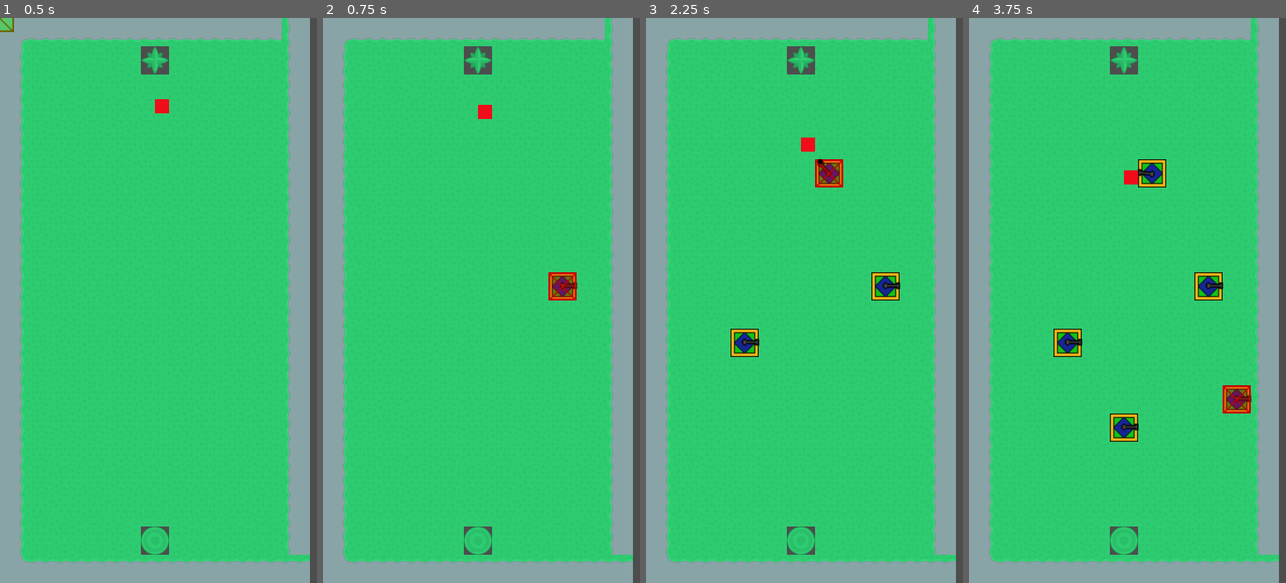
Above: before the commit, frames 1-4 (left to right).
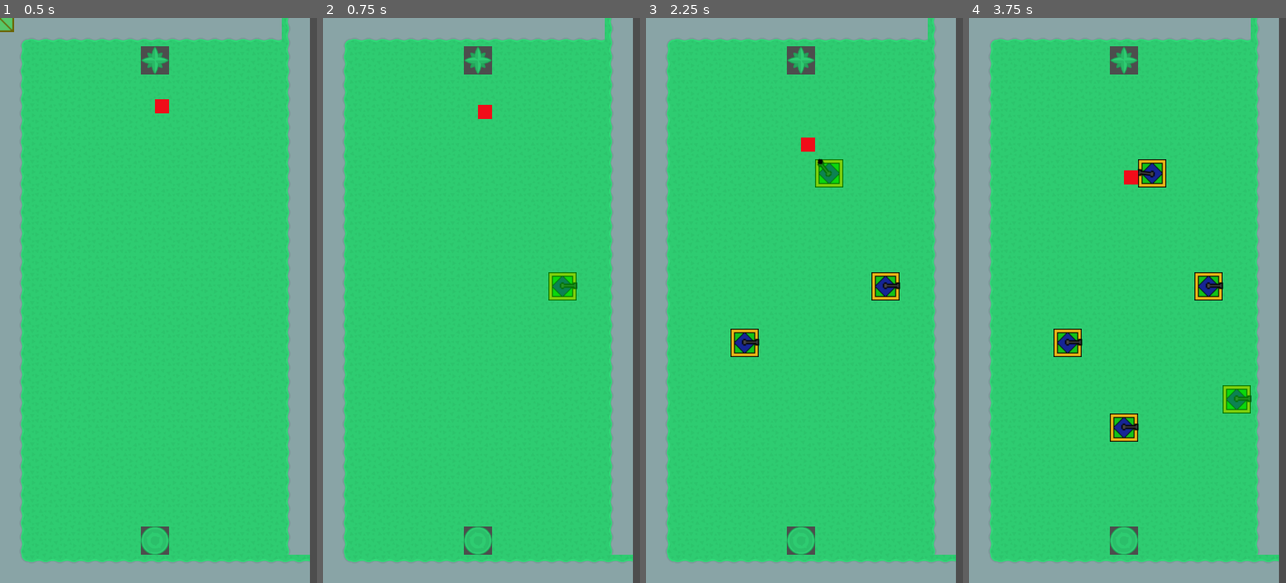
Above: after the commit, the same moments.

Repository: robmayhew/godot-questions
Game: Godot game, scene res://main.tscn
The game is run twice, just before and just after one commit, with the same random seed, the same clock (stepped at 60 frames per second) and the same inputs.
Inputs (mouse positions are in pixels of both pictures, inside the frame that each line leads up to):
- Up to frame 1 (0.5 s): no input
- Up to frame 2 (0.75 s): move the mouse to (551, 272) at 0.52 s; click (551, 272) at 0.67 s
- Up to frame 3 (2.25 s): drag from (741, 328) to (886, 289) at 1.27 s; tap Enter at 2 s; move the mouse to (836, 176) at 2.02 s; click (836, 176) at 2.17 s
- Up to frame 4 (3.75 s): tap Space at 2.75 s; drag from (1111, 413) to (1067, 340) at 2.77 s; move the mouse to (1222, 385) at 3.52 s; click (1222, 385) at 3.67 s

Frame 1 is identical in both runs. In frame 2, 0.4% of the frame differs, in the area x 71-80%, y 45-50%; in frame 3, 0.4%; in frame 4, 0.4%.

Commit message:
Touch events not working

Diff:
--- a/towerdefence/main.gd
+++ b/towerdefence/main.gd
@@ -15,8 +15,8 @@
 		if event.button_index == MOUSE_BUTTON_LEFT and event.pressed:
 			_handle_click(event.position)
 	elif event is InputEventScreenTouch:
-		if event.pressed:
-			_handle_click(event.position)
+		#if event.pressed:
+		#	_handle_click(event.position)
 		_update_cursor(event.position)
 	if event is InputEventMouseMotion:
 		_update_cursor(event.position)
@@ -49,16 +49,16 @@
 				# Check if grid is now blocked
 		else:
 			$ErrorSound.play()
-	#elif data.get_custom_data("turret"):
+	elif data.get_custom_data("turret"):
 		# Remove the turret sprite if it exists
-		#if placed_turrets.has(tilemap_pos):
-			#var turret = placed_turrets[tilemap_pos]
-			#turret.queue_free()  # Remove from scene
-			#placed_turrets.erase(tilemap_pos)  # Remove from dictionary
-		## Reset the tile
-		#tilemap_layer.set_cell(tilemap_pos,1, Vector2i(1,10))
-		#Global.set_cell_solid(tilemap_pos, false)
-		#availiable_turrets += 1
+		if placed_turrets.has(tilemap_pos):
+			var turret = placed_turrets[tilemap_pos]
+			turret.queue_free()  # Remove from scene
+			placed_turrets.erase(tilemap_pos)  # Remove from dictionary
+		# Reset the tile
+		tilemap_layer.set_cell(tilemap_pos,1, Vector2i(1,10))
+		Global.set_cell_solid(tilemap_pos, false)
+		availiable_turrets += 1
 
 
 func _on_creep_ready_for_next_cell(global_position:Vector2) -> void:
Not shown, added: towerdefence/export_presets.cfg
